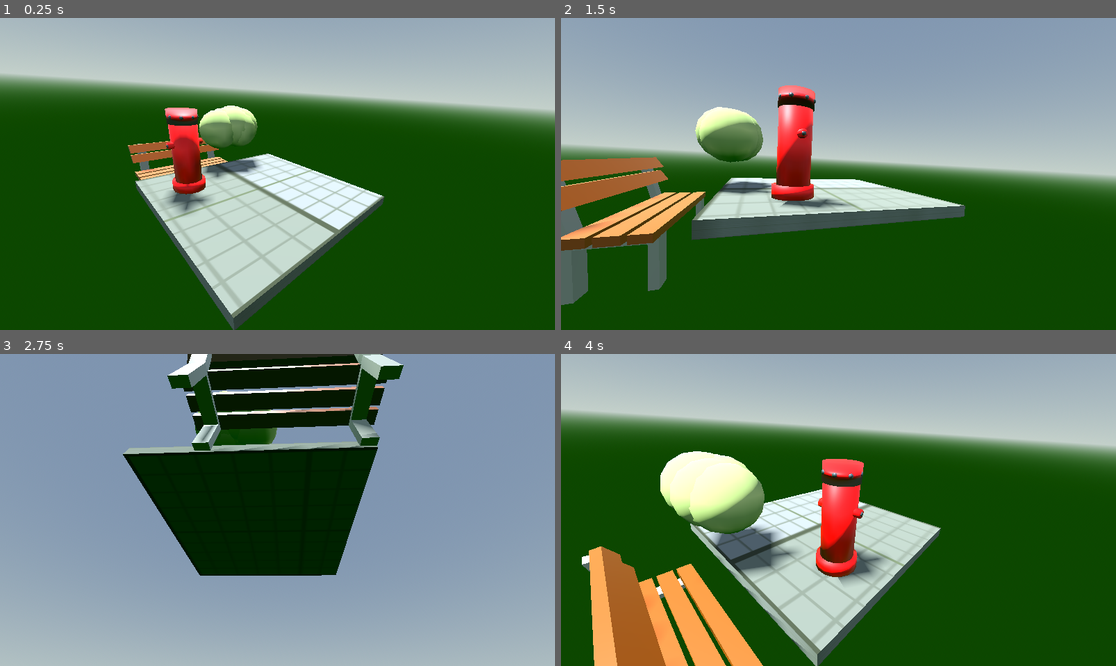
Above: before the commit, frames 1-4 (two rows, left to right).
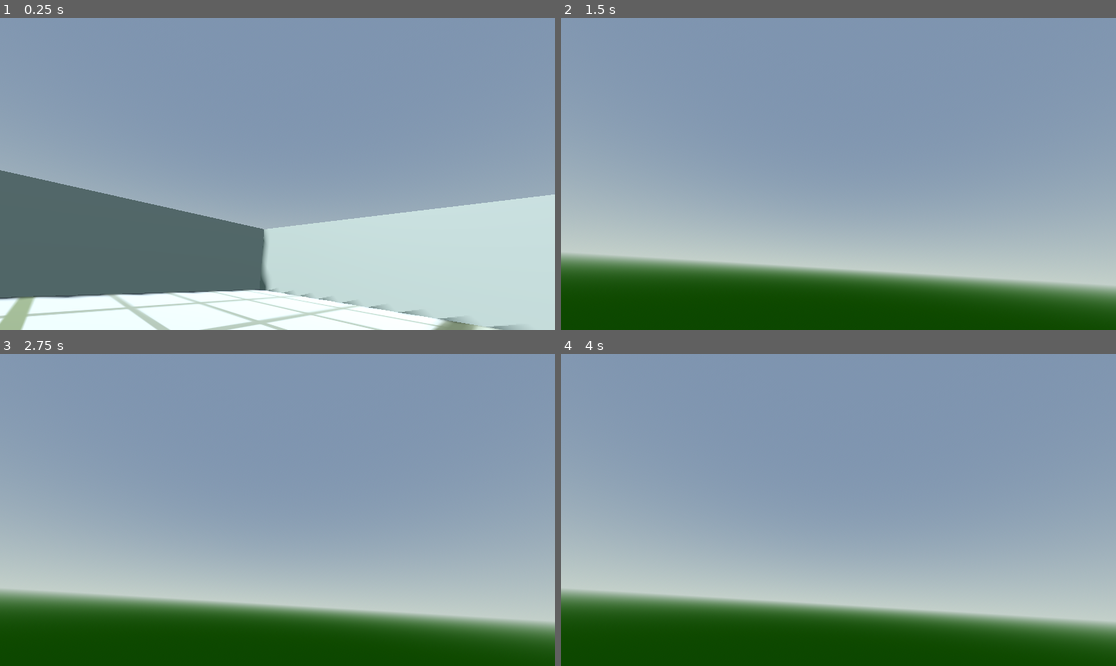
Above: after the commit, the same moments.

Repository: Thano19/cg_code_01
Game: Godot game, scene res://node_3d.tscn
Two runs of this game, one before a commit and one after it. Both use one fixed random seed, a clock stepped at 60 frames per second and the inputs below.
Inputs:
- Up to frame 1 (0.25 s): no input
- Up to frame 2 (1.5 s): tap Enter (ui_accept) at 0.5, 1.35 s; hold Right (ui_right) 0.53-1.28 s; hold Enter (ui_accept) 0.53-1.28 s; tap Space (kick, bound only after the commit) at 0.6 s; hold Down (ui_down) from 1.28 s (still down)
- Up to frame 3 (2.75 s): tap Enter (ui_accept) at 1.52, 1.82 s; tap Space (kick, bound only after the commit) at 1.55, 2.1 s; release Down (ui_down) at 2.03 s; hold Right (ui_right) from 2.03 s (still down); hold Enter (ui_accept) from 2.03 s (still down)
- Up to frame 4 (4 s): release Right (ui_right) at 2.78 s; release Enter (ui_accept) at 2.78 s; hold Up (ui_up) 2.78-3.53 s; tap Space (kick, bound only after the commit) at 2.85 s; tap Enter (ui_accept) at 3.02, 3.32 s; hold Left (ui_left) from 3.53 s (still down); hold Enter (ui_accept) from 3.53 s (still down)

The runs differ from the first frame. In frame 1, 98% of the frame differs, in the area x 0-100%, y 0-100%; in frame 2, 61%; in frame 3, 59%; in frame 4, 89%.

Commit message:
zweite abgabe

Diff:
--- /dev/null
+++ b/cg_code_01/character_body_3d.gd
@@ -0,0 +1,78 @@
+extends CharacterBody3D
+
+@export var SPEED = 5.0
+@export var ACCELERATION = 10.0
+@export var DECELERATION = 8.0
+@export var JUMP_VELOCITY = 4.5
+@export var camera_pan_speed = 1
+const PAN_SPEED_FACTOR = 0.0001
+
+const KICK_RADIUS = 1.5
+const KICK_FORCE = 10.0
+
+func _ready():
+	Input.mouse_mode = Input.MOUSE_MODE_CAPTURED
+
+func _physics_process(delta: float) -> void:
+	# Schwerkraft
+	if not is_on_floor():
+		velocity += get_gravity() * delta
+
+	# Springen
+	if Input.is_action_just_pressed("ui_accept") and is_on_floor():
+		velocity.y = JUMP_VELOCITY
+
+	# Richtungsinput (relativ zur Rotation des Spielers)
+	var input_dir := Input.get_vector("ui_left", "ui_right", "ui_up", "ui_down")
+	var direction := Vector3.ZERO
+	if input_dir != Vector2.ZERO:
+		var forward = -transform.basis.z
+		var right = transform.basis.x
+		direction = (right * input_dir.x + forward * input_dir.y).normalized()
+
+	# Bewegung mit Beschleunigung / Dämpfung
+	if direction != Vector3.ZERO:
+		velocity.x = move_toward(velocity.x, direction.x * SPEED, ACCELERATION)
+		velocity.z = move_toward(velocity.z, direction.z * SPEED, ACCELERATION)
+	else:
+		velocity.x = move_toward(velocity.x, 0, DECELERATION)
+		velocity.z = move_toward(velocity.z, 0, DECELERATION)
+
+	# Maussteuerung für Kamera und Drehung
+	if Input.mouse_mode == Input.MOUSE_MODE_CAPTURED:
+		var mouse_vel = Input.get_last_mouse_velocity()
+		rotation.y -= mouse_vel.x * camera_pan_speed * PAN_SPEED_FACTOR
+		var cam_rig_rot = $CameraRig.rotation.x + mouse_vel.y * camera_pan_speed * PAN_SPEED_FACTOR
+		cam_rig_rot = clamp(cam_rig_rot, -PI/2, -PI/8)
+		$CameraRig.rotation.x = cam_rig_rot
+
+		if Input.is_action_just_pressed("ui_cancel"):
+			Input.mouse_mode = Input.MOUSE_MODE_VISIBLE
+	else:
+		if Input.is_action_just_pressed("ui_cancel"):
+			Input.mouse_mode = Input.MOUSE_MODE_CAPTURED
+
+	# Ball kicken
+	if Input.is_action_just_pressed("kick"):
+		try_kick_ball()
+
+	# Bewegung ausführen
+	move_and_slide()
+
+func try_kick_ball():
+	var space_state = get_world_3d().direct_space_state
+	var shape = SphereShape3D.new()
+	shape.radius = KICK_RADIUS
+
+	var query = PhysicsShapeQueryParameters3D.new()
+	query.shape = shape
+	query.transform = Transform3D(Basis(), global_transform.origin + transform.basis.z.normalized() * 1.0)
+	query.collide_with_areas = false
+	query.collide_with_bodies = true
+
+	var result = space_state.intersect_shape(query, 10)
+	for hit in result:
+		var body = hit.get("collider")
+		if body is RigidBody3D:
+			var kick_dir = (body.global_transform.origin - global_transform.origin).normalized()
+			body.apply_impulse(kick_dir * KICK_FORCE)
--- a/cg_code_01/node_3d.tscn
+++ b/cg_code_01/node_3d.tscn
@@ -1,10 +1,10 @@
-[gd_scene load_steps=11 format=3 uid="uid://086ffde2eh5c"]
+[gd_scene load_steps=27 format=3 uid="uid://086ffde2eh5c"]
 
 [ext_resource type="Texture2D" uid="uid://ydfp4xe3tbck" path="res://MeterGrid.png" id="1_a202f"]
-[ext_resource type="Script" uid="uid://dkh3v1flx5lm7" path="res://camera_rig.gd" id="2_noarx"]
 [ext_resource type="PackedScene" uid="uid://bm5u03fuivd4s" path="res://Asset1CG.glb" id="3_a0tk4"]
 [ext_resource type="PackedScene" uid="uid://baifu031a6o41" path="res://Asset3CG.glb" id="4_r3fl7"]
 [ext_resource type="PackedScene" uid="uid://catiigguyakea" path="res://Asset2CG.glb" id="5_jka67"]
+[ext_resource type="Script" uid="uid://dfjbpvmr1u5lr" path="res://character_body_3d.gd" id="6_wc5p8"]
 
 [sub_resource type="ProceduralSkyMaterial" id="ProceduralSkyMaterial_a202f"]
 sky_horizon_color = Color(0.629715, 0.689122, 0.660181, 1)
@@ -25,7 +25,59 @@
 
 [sub_resource type="BoxMesh" id="BoxMesh_a0tk4"]
 material = SubResource("StandardMaterial3D_noarx")
-size = Vector3(1, 0.05, 1)
+size = Vector3(5, 0.05, 5)
+
+[sub_resource type="BoxShape3D" id="BoxShape3D_jka67"]
+size = Vector3(5, 0.05, 5)
+
+[sub_resource type="CapsuleMesh" id="CapsuleMesh_4arys"]
+radius = 0.1
+height = 0.4
+
+[sub_resource type="CapsuleMesh" id="CapsuleMesh_i5arm"]
+radius = 0.02
+height = 0.1
+
+[sub_resource type="CapsuleShape3D" id="CapsuleShape3D_wc5p8"]
+radius = 0.1
+height = 0.4
+
+[sub_resource type="PhysicsMaterial" id="PhysicsMaterial_i5arm"]
+
+[sub_resource type="BoxMesh" id="BoxMesh_4arys"]
+size = Vector3(0.1, 0.5, 2.5)
+
+[sub_resource type="BoxMesh" id="BoxMesh_6iypd"]
+size = Vector3(0.1, 0.5, 2.5)
+
+[sub_resource type="BoxMesh" id="BoxMesh_jka67"]
+size = Vector3(0.1, 0.5, 2.5)
+
+[sub_resource type="BoxMesh" id="BoxMesh_i5arm"]
+size = Vector3(0.1, 0.5, 2.5)
+
+[sub_resource type="BoxShape3D" id="BoxShape3D_wc5p8"]
+size = Vector3(0.1, 0.5, 2.5)
+
+[sub_resource type="BoxShape3D" id="BoxShape3D_jsk3o"]
+size = Vector3(0.1, 0.5, 2.5)
+
+[sub_resource type="BoxShape3D" id="BoxShape3D_4arys"]
+size = Vector3(0.1, 0.5, 2.5)
+
+[sub_resource type="BoxShape3D" id="BoxShape3D_6iypd"]
+size = Vector3(0.1, 0.5, 2.5)
+
+[sub_resource type="PhysicsMaterial" id="PhysicsMaterial_jka67"]
+friction = 0.5
+bounce = 0.3
+
+[sub_resource type="SphereMesh" id="SphereMesh_i5arm"]
+radius = 0.02
+height = 0.04
+
+[sub_resource type="SphereShape3D" id="SphereShape3D_wc5p8"]
+radius = 0.02
 
 [node name="Main" type="Node3D"]
 transform = Transform3D(1, 0, 0, 0, 1, 0, 0, 0, 1, 0, 0, 0.00819969)
@@ -37,21 +89,87 @@
 transform = Transform3D(-0.865018, -0.45662, 0.207948, -0.0417616, 0.478537, 0.877074, -0.5, 0.75, -0.433013, 0, 1.15462, 0)
 shadow_enabled = true
 
-[node name="CameraRig" type="Node3D" parent="."]
-transform = Transform3D(-0.721349, 0, 0.692571, 0, 1, 0, -0.692571, 0, -0.721349, 0, 0, 0)
-script = ExtResource("2_noarx")
-
-[node name="Camera3D" type="Camera3D" parent="CameraRig"]
-transform = Transform3D(-0.998105, 0.0547808, 0.0280282, 0.0613126, 0.924017, 0.377403, -0.00522411, 0.378406, -0.925625, -0.0592102, 0.542624, -1.03275)
-
-[node name="Playground" type="MeshInstance3D" parent="."]
-mesh = SubResource("BoxMesh_a0tk4")
-
 [node name="Asset1CG" parent="." instance=ExtResource("3_a0tk4")]
-transform = Transform3D(-0.0244479, 0, 0.159099, 0, 0.160966, 0, -0.159099, 0, -0.0244479, -0.305275, 0.220993, -0.217388)
+transform = Transform3D(0.0215013, -3.39021e-05, -0.00241634, 3.23866e-05, 0.0216366, -1.5386e-05, 0.00241636, 1.1673e-05, 0.0215013, -0.248243, 0.0282078, -0.0777265)
 
 [node name="Asset2CG" parent="." instance=ExtResource("5_jka67")]
-transform = Transform3D(1, 0, 0, 0, 1, 0, 0, 0, 1, -0.175977, 0.0127627, -0.733448)
+transform = Transform3D(0.00669935, 0, 0.174627, 0, 0.174755, 0, -0.174627, 0, 0.00669935, -0.247204, 0.0417387, -0.167375)
 
 [node name="Asset3CG" parent="." instance=ExtResource("4_r3fl7")]
-transform = Transform3D(0.106351, 0, 0, 0, 0.106351, 0, 0, 0, 0.106351, 0.115073, 0.292198, -0.446391)
+transform = Transform3D(0.00112145, 0, 0.0116488, 0, 0.0117027, 0, -0.0116488, 0, 0.00112145, -0.237543, 0.0169437, -0.247317)
+
+[node name="StaticBody3D" type="StaticBody3D" parent="."]
+transform = Transform3D(0.5, 0, 0, 0, 0.5, 0, 0, 0, 0.5, -0.00134543, -1.49012e-08, 0.000773579)
+
+[node name="Playground" type="MeshInstance3D" parent="StaticBody3D"]
+mesh = SubResource("BoxMesh_a0tk4")
+skeleton = NodePath("../..")
+
+[node name="CollisionShape3D" type="CollisionShape3D" parent="StaticBody3D"]
+shape = SubResource("BoxShape3D_jka67")
+
+[node name="CharacterBody3D" type="CharacterBody3D" parent="."]
+transform = Transform3D(0.220302, 0, 0, 0, 0.220302, 0, 0, 0, 0.220302, 0, 0.0546583, 0)
+script = ExtResource("6_wc5p8")
+
+[node name="MeshInstance3D" type="MeshInstance3D" parent="CharacterBody3D"]
+mesh = SubResource("CapsuleMesh_4arys")
+
+[node name="MeshInstance3D" type="MeshInstance3D" parent="CharacterBody3D/MeshInstance3D"]
+transform = Transform3D(1, 0, 0, 0, -4.37114e-08, -1, 0, 1, -4.37114e-08, 0, 6.03172e-10, 0.135201)
+mesh = SubResource("CapsuleMesh_i5arm")
+
+[node name="CollisionShape3D" type="CollisionShape3D" parent="CharacterBody3D"]
+shape = SubResource("CapsuleShape3D_wc5p8")
+
+[node name="CameraRig" type="Node3D" parent="CharacterBody3D"]
+transform = Transform3D(3.17513, 0, 3.24392, 0, 4.53922, 0, -3.24392, 0, 3.17513, -0.169877, -0.0290662, -0.136369)
+
+[node name="Camera3D" type="Camera3D" parent="CharacterBody3D/CameraRig"]
+transform = Transform3D(-0.998105, 0.0614752, 0.000732226, 0.0613126, 0.997272, -0.0111273, -0.00522411, -0.0408584, -0.270494, -0.0901961, 0.124933, -0.0148896)
+visible = false
+
+[node name="Wände" type="StaticBody3D" parent="."]
+transform = Transform3D(-4.37114e-08, 0, 1, 0, 1, 0, -1, 0, -4.37114e-08, 0, 0.2, 1.2)
+physics_material_override = SubResource("PhysicsMaterial_i5arm")
+
+[node name="Wand1" type="MeshInstance3D" parent="Wände"]
+mesh = SubResource("BoxMesh_4arys")
+skeleton = NodePath("../..")
+
+[node name="Wand2" type="MeshInstance3D" parent="Wände"]
+transform = Transform3D(1, 0, 0, 0, 1, 0, 0, 0, 1, 2.4, 0, 0)
+mesh = SubResource("BoxMesh_6iypd")
+
+[node name="Wand3" type="MeshInstance3D" parent="Wände"]
+transform = Transform3D(-4.37114e-08, 0, 1, 0, 1, 0, -1, 0, -4.37114e-08, 1.2, 0, -1.2)
+mesh = SubResource("BoxMesh_jka67")
+
+[node name="Wand4" type="MeshInstance3D" parent="Wände"]
+transform = Transform3D(-4.37114e-08, 0, 1, 0, 1, 0, -1, 0, -4.37114e-08, 1.2, 0, 1.2)
+mesh = SubResource("BoxMesh_i5arm")
+
+[node name="Wand_1" type="CollisionShape3D" parent="Wände"]
+shape = SubResource("BoxShape3D_wc5p8")
+
+[node name="Wand_2" type="CollisionShape3D" parent="Wände"]
+transform = Transform3D(1, 0, 0, 0, 1, 0, 0, 0, 1, 2.4, 0, 0)
+shape = SubResource("BoxShape3D_jsk3o")
+
+[node name="Wand_3" type="CollisionShape3D" parent="Wände"]
+transform = Transform3D(-4.37114e-08, 0, 1, 0, 1, 0, -1, 0, -4.37114e-08, 1.2, 0, -1.2)
+shape = SubResource("BoxShape3D_4arys")
+
+[node name="Wand_4" type="CollisionShape3D" parent="Wände"]
+transform = Transform3D(-4.37114e-08, 0, 1, 0, 1, 0, -1, 0, -4.37114e-08, 1.2, 0, 1.2)
+shape = SubResource("BoxShape3D_6iypd")
+
+[node name="Ball" type="RigidBody3D" parent="."]
+transform = Transform3D(1, 0, 0, 0, 1, 0, 0, 0, 1, 0, 0.10243, 0.142051)
+physics_material_override = SubResource("PhysicsMaterial_jka67")
+
+[node name="MeshInstance3D" type="MeshInstance3D" parent="Ball"]
+mesh = SubResource("SphereMesh_i5arm")
+
+[node name="CollisionShape3D" type="CollisionShape3D" parent="Ball"]
+shape = SubResource("SphereShape3D_wc5p8")
--- a/cg_code_01/project.godot
+++ b/cg_code_01/project.godot
@@ -15,6 +15,38 @@
 config/features=PackedStringArray("4.4", "GL Compatibility")
 config/icon="res://icon.svg"
 
+[input]
+
+player_forward={
+"deadzone": 0.2,
+"events": [Object(InputEventKey,"resource_local_to_scene":false,"resource_name":"","device":-1,"window_id":0,"alt_pressed":false,"shift_pressed":false,"ctrl_pressed":false,"meta_pressed":false,"pressed":false,"keycode":0,"physical_keycode":87,"key_label":0,"unicode":119,"location":0,"echo":false,"script":null)
+, Object(InputEventKey,"resource_local_to_scene":false,"resource_name":"","device":-1,"window_id":0,"alt_pressed":false,"shift_pressed":false,"ctrl_pressed":false,"meta_pressed":false,"pressed":false,"keycode":0,"physical_keycode":4194320,"key_label":0,"unicode":0,"location":0,"echo":false,"script":null)
+]
+}
+player_backwards={
+"deadzone": 0.2,
+"events": [Object(InputEventKey,"resource_local_to_scene":false,"resource_name":"","device":-1,"window_id":0,"alt_pressed":false,"shift_pressed":false,"ctrl_pressed":false,"meta_pressed":false,"pressed":false,"keycode":0,"physical_keycode":83,"key_label":0,"unicode":115,"location":0,"echo":false,"script":null)
+, Object(InputEventKey,"resource_local_to_scene":false,"resource_name":"","device":-1,"window_id":0,"alt_pressed":false,"shift_pressed":false,"ctrl_pressed":false,"meta_pressed":false,"pressed":false,"keycode":0,"physical_keycode":4194322,"key_label":0,"unicode":0,"location":0,"echo":false,"script":null)
+]
+}
+player_left={
+"deadzone": 0.2,
+"events": [Object(InputEventKey,"resource_local_to_scene":false,"resource_name":"","device":-1,"window_id":0,"alt_pressed":false,"shift_pressed":false,"ctrl_pressed":false,"meta_pressed":false,"pressed":false,"keycode":0,"physical_keycode":65,"key_label":0,"unicode":97,"location":0,"echo":false,"script":null)
+, Object(InputEventKey,"resource_local_to_scene":false,"resource_name":"","device":-1,"window_id":0,"alt_pressed":false,"shift_pressed":false,"ctrl_pressed":false,"meta_pressed":false,"pressed":false,"keycode":0,"physical_keycode":4194319,"key_label":0,"unicode":0,"location":0,"echo":false,"script":null)
+]
+}
+player_right={
+"deadzone": 0.2,
+"events": [Object(InputEventKey,"resource_local_to_scene":false,"resource_name":"","device":-1,"window_id":0,"alt_pressed":false,"shift_pressed":false,"ctrl_pressed":false,"meta_pressed":false,"pressed":false,"keycode":0,"physical_keycode":68,"key_label":0,"unicode":100,"location":0,"echo":false,"script":null)
+, Object(InputEventKey,"resource_local_to_scene":false,"resource_name":"","device":-1,"window_id":0,"alt_pressed":false,"shift_pressed":false,"ctrl_pressed":false,"meta_pressed":false,"pressed":false,"keycode":0,"physical_keycode":4194321,"key_label":0,"unicode":0,"location":0,"echo":false,"script":null)
+]
+}
+kick={
+"deadzone": 0.2,
+"events": [Object(InputEventKey,"resource_local_to_scene":false,"resource_name":"","device":-1,"window_id":0,"alt_pressed":false,"shift_pressed":false,"ctrl_pressed":false,"meta_pressed":false,"pressed":false,"keycode":0,"physical_keycode":32,"key_label":0,"unicode":32,"location":0,"echo":false,"script":null)
+]
+}
+
 [rendering]
 
 renderer/rendering_method="gl_compatibility"
--- /dev/null
+++ b/cg_code_01/rigid_body_3d.gd
@@ -0,0 +1,13 @@
+extends RigidBody3D
+
+
+# Called when the node enters the scene tree for the first time.
+func _ready() -> void:
+	pass # Replace with function body.
+
+
+# Called every frame. 'delta' is the elapsed time since the previous frame.
+func _process(delta: float) -> void:
+	if Input.is_action_pressed("ui_accept"):
+		apply_central_impulse(Vector3(-1,0,0))
+	pass
Not shown, added: cg_code_01/character_body_3d.gd.uid
Not shown, added: cg_code_01/rigid_body_3d.gd.uid
Not shown, added: cg_code_01/node_3d.tscn2696097748.tmp
Not shown, added: cg_code_01/node_3d.tscn2725637362.tmp
